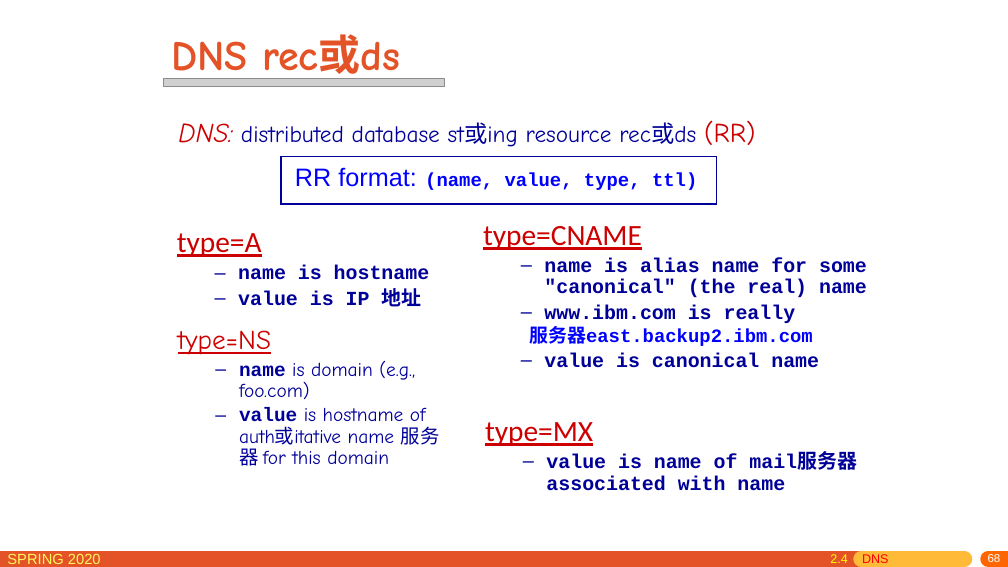
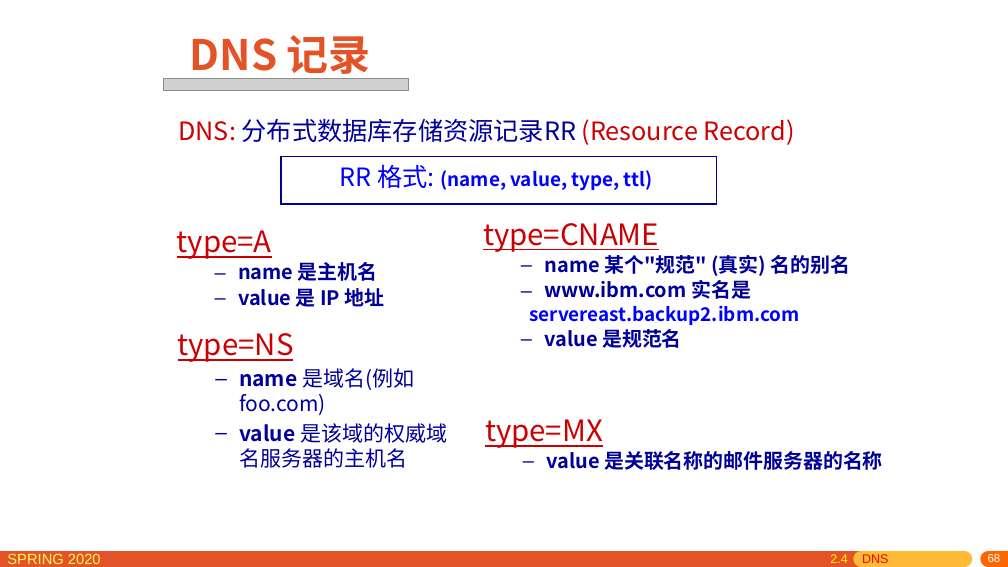
Before and after one commit to network-distributed/presentations, a slide deck: slide 68 of chapter2_cn.pptx. Drawn at 1008x567 pixels with LibreOffice and Linux fonts; fonts in the diff are those of the drawing; grey boxes stand for pictures. Boxes give left, top, right and bottom in pixels: in the first picture for what was removed or moved away, otherwise in the second. Text is boxed around its words. In the diff, an @@ line names an element or a change of style, - is before the commit and + after.

```diff
--- a/chapter2_cn.pptx
+++ b/chapter2_cn.pptx
@@ title at [190, 35, 371, 81]: text changed; font Comic Neue to Noto Sans CJK SC @@
-DNS rec或ds
+DNS 记录
@@ picture: place and size @@
-picture at [163, 78, 444, 87]
+picture at [163, 78, 408, 90]
@@ text at [178, 118, 795, 145]: text changed; size 22.2 to 24 pt; font Comic Neue to Noto Sans CJK SC; text colour #000099 to #CC0000 @@
-DNS: distributed database st或ing resource rec或ds (RR)
+DNS: 分布式数据库存储资源记录RR (Resource Record)
@@ text at [340, 165, 653, 191]: text changed; font Courier New to Noto Sans CJK SC @@
-RR format: (name, value, type, ttl)
+RR 格式: (name, value, type, ttl)
@@ text at [177, 230, 272, 259]: font Calibri to Noto Sans CJK SC in "type=A" @@
@@ text at [483, 223, 659, 252]: font Calibri to Noto Sans CJK SC in "type=CNAME" @@
@@ text at [238, 262, 385, 307]: text changed; font Courier New to Noto Sans CJK SC @@
-  – name is hostname
-  – value is IP 地址
+  – name 是主机名
+  – value 是 IP 地址
@@ text at [529, 255, 851, 348]: text changed; font Courier New to Noto Sans CJK SC @@
-  – name is alias name for some "canonical" (the real) name
-  – www.ibm.com is really
-  服务器east.backup2.ibm.com
-  – value is canonical name
+  – name 某个"规范" (真实) 名的别名
+  – www.ibm.com 实名是
+  servereast.backup2.ibm.com
+  – value 是规范名
@@ text at [178, 333, 294, 362]: size 25.9 to 28 pt, font Comic Neue to Noto Sans CJK SC in "type=NS"; line spacing 0.9 to 1 @@
@@ text at [239, 368, 447, 468]: text changed; size 18.5 to 20 pt; font Comic Neue to Noto Sans CJK SC @@
-  – name is domain (e.g., foo.com)
-  – value is hostname of auth或itative name 服务器 for this domain
+  – name 是域名(例如 foo.com)
+  – value 是该域的权威域名服务器的主机名
@@ text at [485, 419, 603, 448]: font Calibri to Noto Sans CJK SC in "type=MX" @@
@@ text at [546, 451, 883, 470]: text changed; font Courier New to Noto Sans CJK SC @@
-  – value is name of mail服务器 associated with name
+  – value 是关联名称的邮件服务器的名称
```
Also in this commit, not shown: 32 other slides changed, 4 slides added, 3 slides removed, 1 other file.
